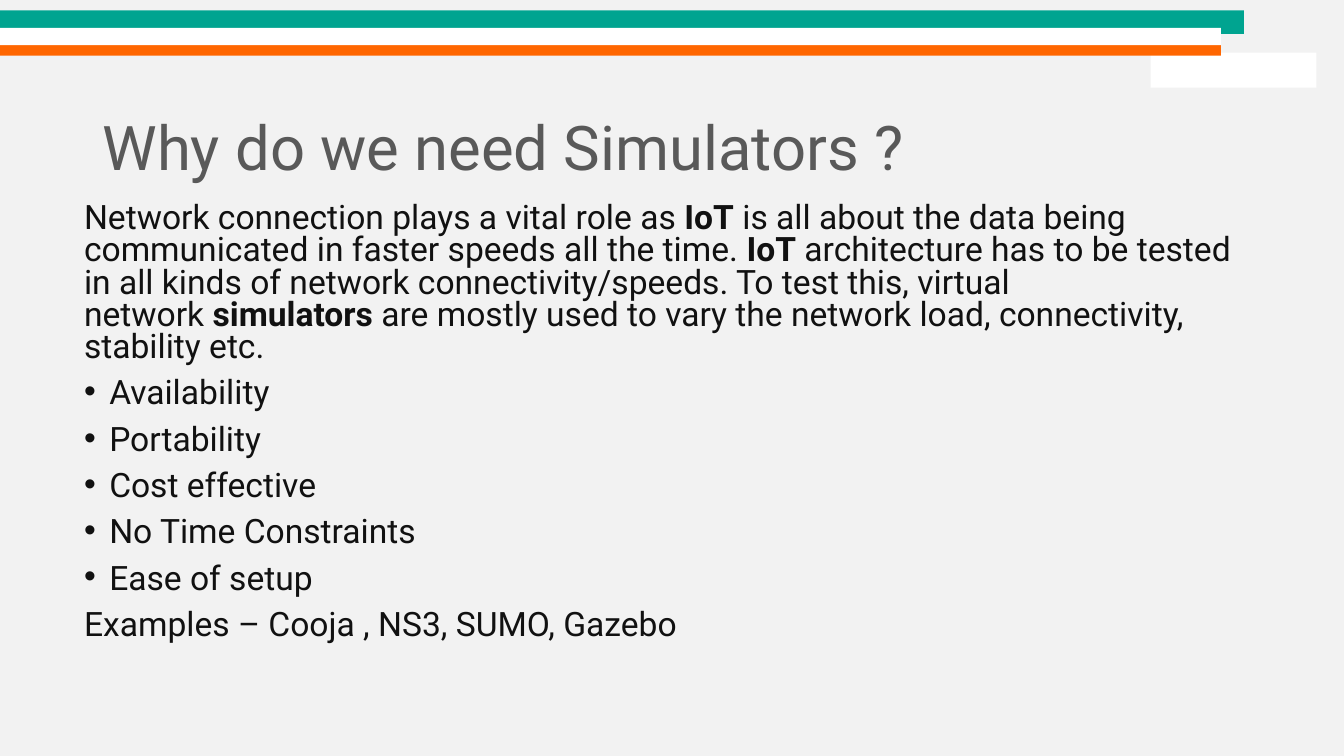
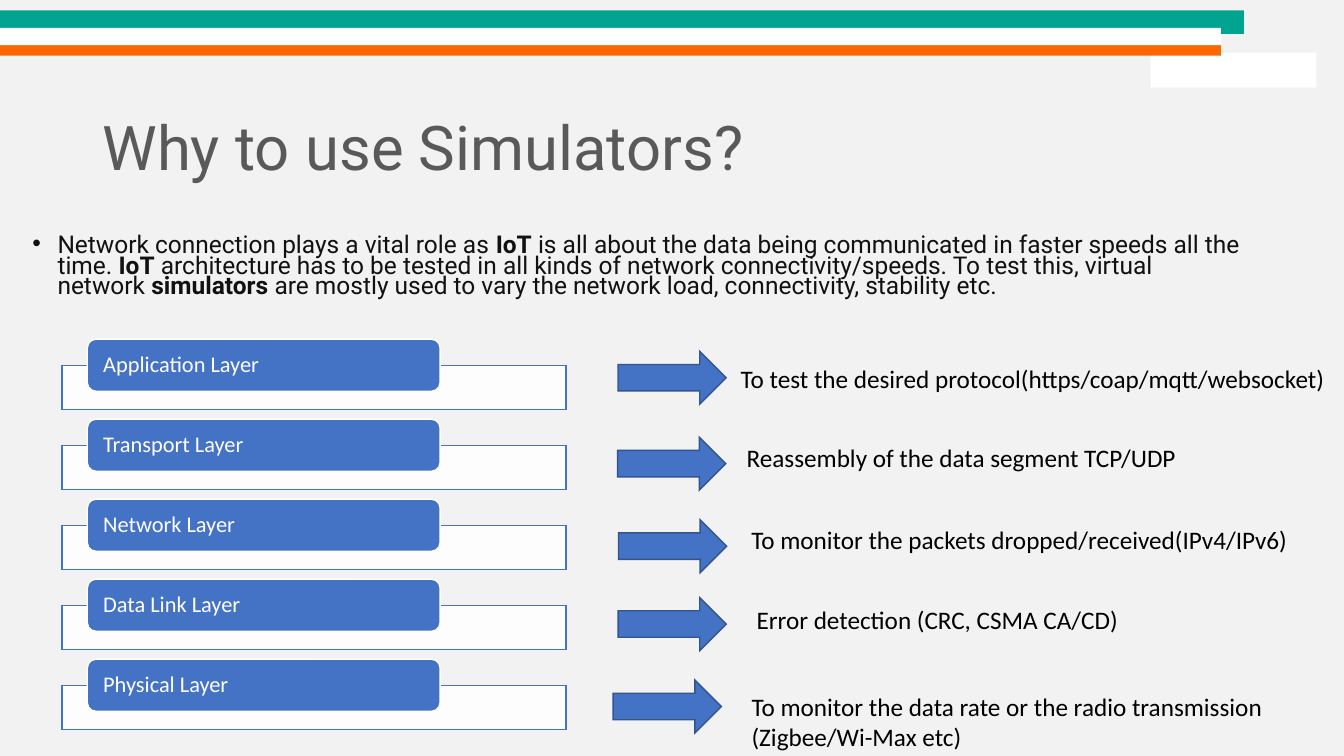
Before and after one commit to dream-lab/acm-school-iot-2021, a slide deck: slide 3 of IoT Simulators.pptx (slide 2 before the commit). Drawn at 1344x756 pixels with LibreOffice and Linux fonts; fonts in the diff are those of the drawing; background and template pictures are left out. Boxes give left, top, right and bottom in pixels: in the first picture for what was removed or moved away, otherwise in the second. Text is boxed around its words. In the diff, an @@ line names an element or a change of style, - is before the commit and + after.

```diff
--- a/IoT Simulators.pptx
+++ b/IoT Simulators.pptx
@@ title at [102, 124, 743, 183]: text changed @@
-Why do we need Simulators ?
+Why to use Simulators?
@@ text "Network connection plays a vital ...": place and size @@
-text "Network connection plays a vital ..." at [84, 203, 1231, 643]
+text "Network connection plays a vital ..." at [58, 234, 1239, 300]
@@ text "Network connection plays a vital ..." at [58, 234, 1239, 300]: size 24 to 17.5 pt; bullet none to •; line spacing 0.8 to 0.7 @@
@@ right arrow added at [618, 351, 726, 404], fill #4472C4, outline #325491 1 pt @@
@@ text at [84, 378, 676, 643]: paragraphs removed @@
-• Availability
-• Portability
-• Cost effective
-• No Time Constraints
-• Ease of setup
-Examples – Cooja , NS3, SUMO, Gazebo
@@ text added at [741, 369, 1324, 392], 18 pt, text #000000 @@
+To test the desired protocol(https/coap/mqtt/websocket)
@@ right arrow added at [618, 438, 726, 491], fill #4472C4, outline #325491 1 pt @@
@@ text added at [747, 449, 1175, 472], 18 pt, text #000000 @@
+Reassembly of the data segment TCP/UDP
@@ right arrow added at [619, 520, 727, 574], fill #4472C4, outline #325491 1 pt @@
@@ text added at [751, 530, 1286, 553], 18 pt, text #000000 @@
+To monitor the packets dropped/received(IPv4/IPv6)
@@ right arrow added at [618, 598, 726, 651], fill #4472C4, outline #325491 1 pt @@
@@ text added at [757, 610, 1117, 633], 18 pt, text #000000 @@
+Error detection (CRC, CSMA CA/CD)
@@ group added at [63, 340, 567, 730]: 5 rectangles, 5 rounded rectangles, 5 texts @@
+Application Layer
+Transport Layer
+Network Layer
+Data Link Layer
+Physical Layer
@@ right arrow added at [613, 681, 721, 734], fill #4472C4, outline #325491 1 pt @@
@@ text added at [752, 698, 1262, 751], 18 pt, text #000000 @@
+To monitor the data rate or the radio transmission (Zigbee/Wi-Max etc)
```
Also in this commit, not shown: 3 other slides changed, 7 slides added, 7 slides removed, 4 other files.
